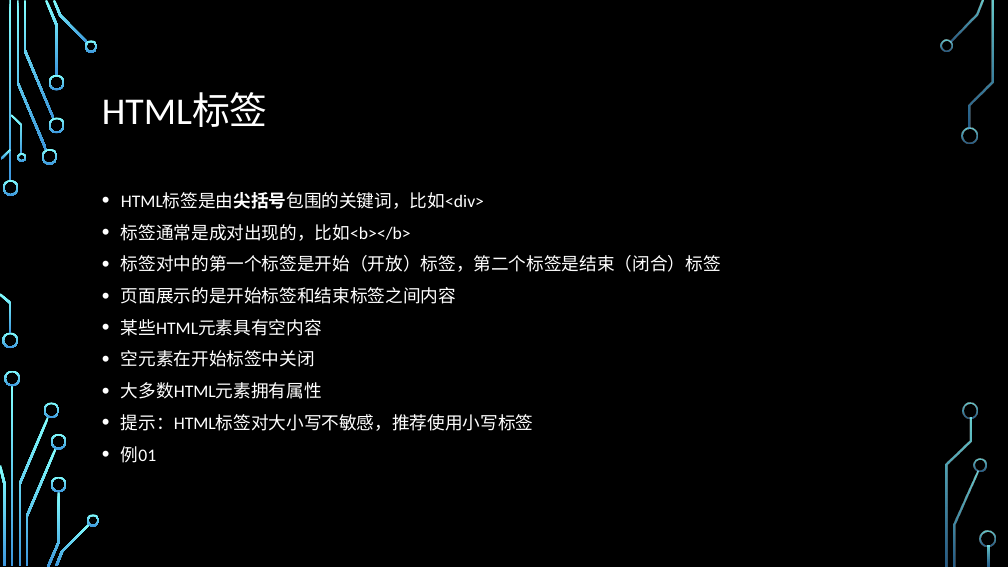
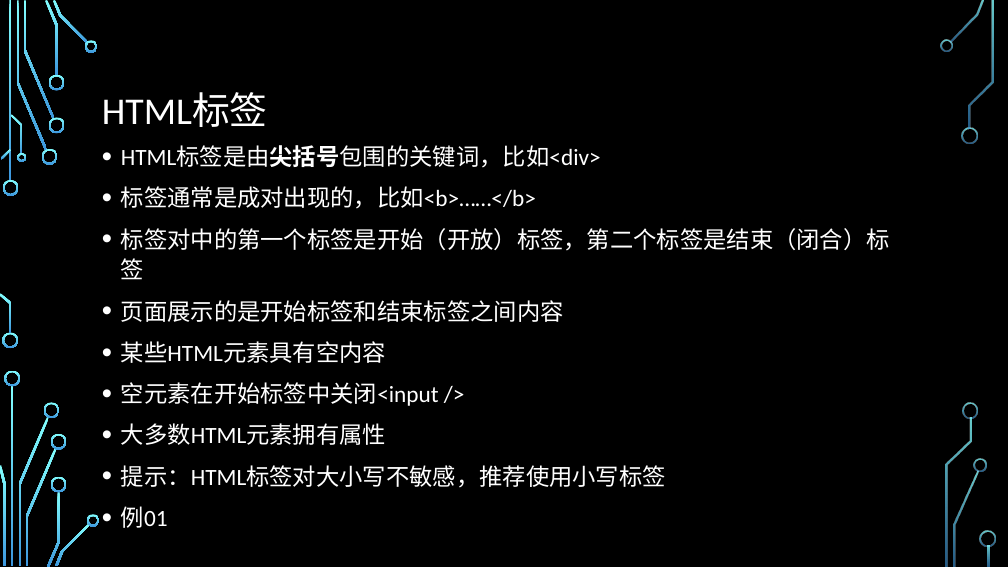
Before and after one commit to dfitcFE/Frontend-junior, a slide deck: slide 4 of Lesson/HTML/1.pptx. Drawn at 1008x567 pixels with LibreOffice and Linux fonts; fonts in the diff are those of the drawing; background and template pictures are left out. Boxes give left, top, right and bottom in pixels: in the first picture for what was removed or moved away, otherwise in the second. Text is boxed around its words. In the diff, an @@ line names an element or a change of style, - is before the commit and + after.

```diff
--- a/Lesson/HTML/1.pptx
+++ b/Lesson/HTML/1.pptx
@@ text "HTML标签是由尖括号包围的关键词，比如<div>": place and size @@
-text "HTML标签是由尖括号包围的关键词，比如<div>" at (121,193,721,463)
+text "HTML标签是由尖括号包围的关键词，比如<div>" at (121,145,890,528)
@@ text at (121,145,890,528): size 16.8 to 22.2 pt in "HTML标签是由尖括号包围的关键词，比如<div>", "标签对中的第一个标签是开始（开放）标签，第二个标签是结束（闭合）标签", "页面展示的是开始标签和结束标签之间内容", "某些HTML元素具有空内容" and 3 more places; line spacing 1 to 1.1 @@
@@ text at (121,186,536,209): text changed; size 16.8 to 22.2 pt @@
-• 标签通常是成对出现的，比如<b></b>
+• 标签通常是成对出现的，比如<b>……</b>
@@ text at (121,382,439,406): text changed; size 16.8 to 22.2 pt @@
-• 空元素在开始标签中关闭
+• 空元素在开始标签中关闭<input />
```
Also in this commit, not shown: 1 other slide changed, 6 other files.
